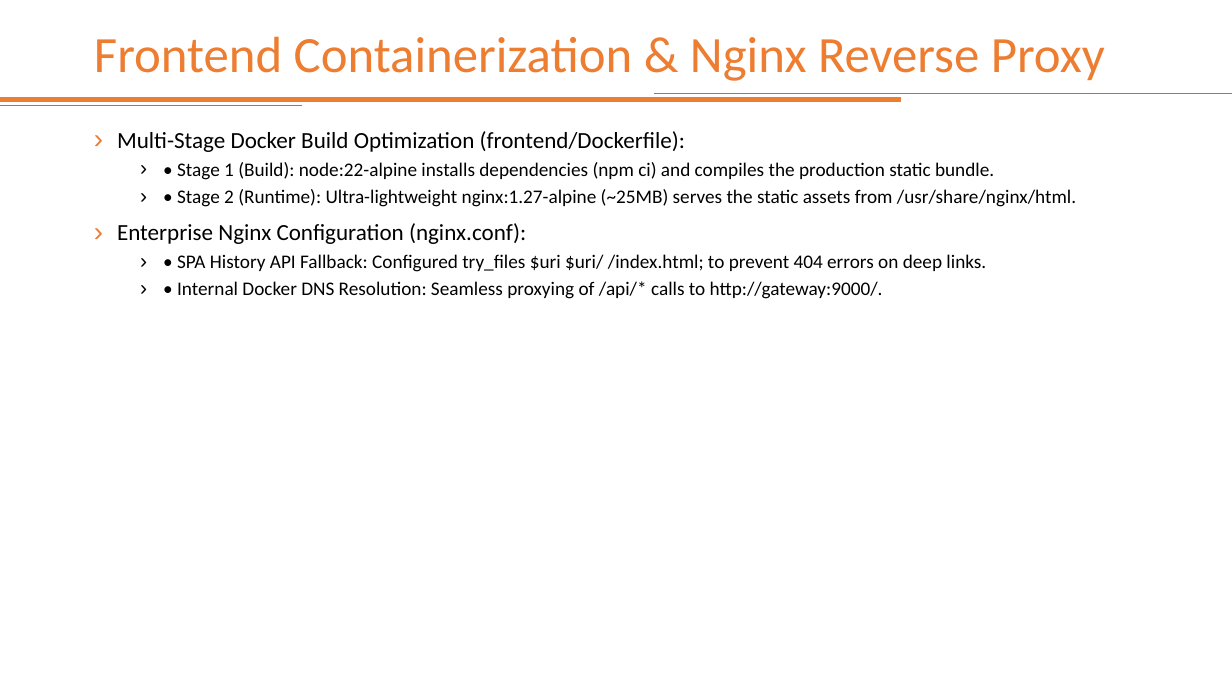
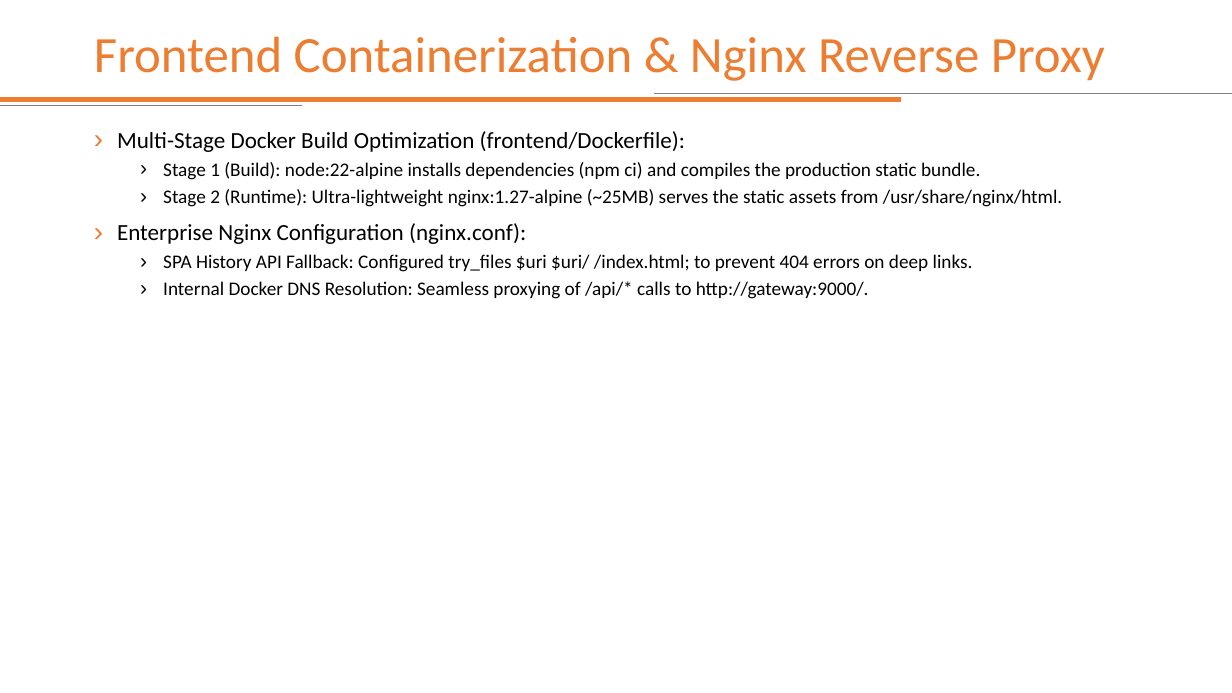
Before and after one commit to mattpat48/springboot-microservices-development, a slide deck: slide 63 of 8_3 - Developing Microservices - Complete_Edition.pptx. Drawn at 1232x693 pixels with LibreOffice and Linux fonts; fonts in the diff are those of the drawing. Boxes give left, top, right and bottom in pixels: in the first picture for what was removed or moved away, otherwise in the second. Text is boxed around its words. In the diff, an @@ line names an element or a change of style, - is before the commit and + after.

```diff
--- a/8_3 - Developing Microservices - Complete_Edition.pptx
+++ b/8_3 - Developing Microservices - Complete_Edition.pptx
@@ text at (163,162,1062,207): text changed @@
-  › • Stage 1 (Build): node:22-alpine installs dependencies (npm ci) and compiles the production static bundle.
-  › • Stage 2 (Runtime): Ultra-lightweight nginx:1.27-alpine (~25MB) serves the static assets from /usr/share/nginx/html.
+  › Stage 1 (Build): node:22-alpine installs dependencies (npm ci) and compiles the production static bundle.
+  › Stage 2 (Runtime): Ultra-lightweight nginx:1.27-alpine (~25MB) serves the static assets from /usr/share/nginx/html.
@@ text at (163,254,973,299): text changed @@
-  › • SPA History API Fallback: Configured try_files $uri $uri/ /index.html; to prevent 404 errors on deep links.
-  › • Internal Docker DNS Resolution: Seamless proxying of /api/* calls to http://gateway:9000/.
+  › SPA History API Fallback: Configured try_files $uri $uri/ /index.html; to prevent 404 errors on deep links.
+  › Internal Docker DNS Resolution: Seamless proxying of /api/* calls to http://gateway:9000/.
```
Also in this commit, not shown: 12 other slides changed.
